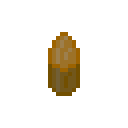
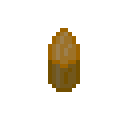
Layered file, before and after one edit (128x128). Changes by layer:
added layer "Вставленный слой" above "Фон" over [48, 28, 80, 92]
painted on "Фон" over [48, 32, 80, 96]
